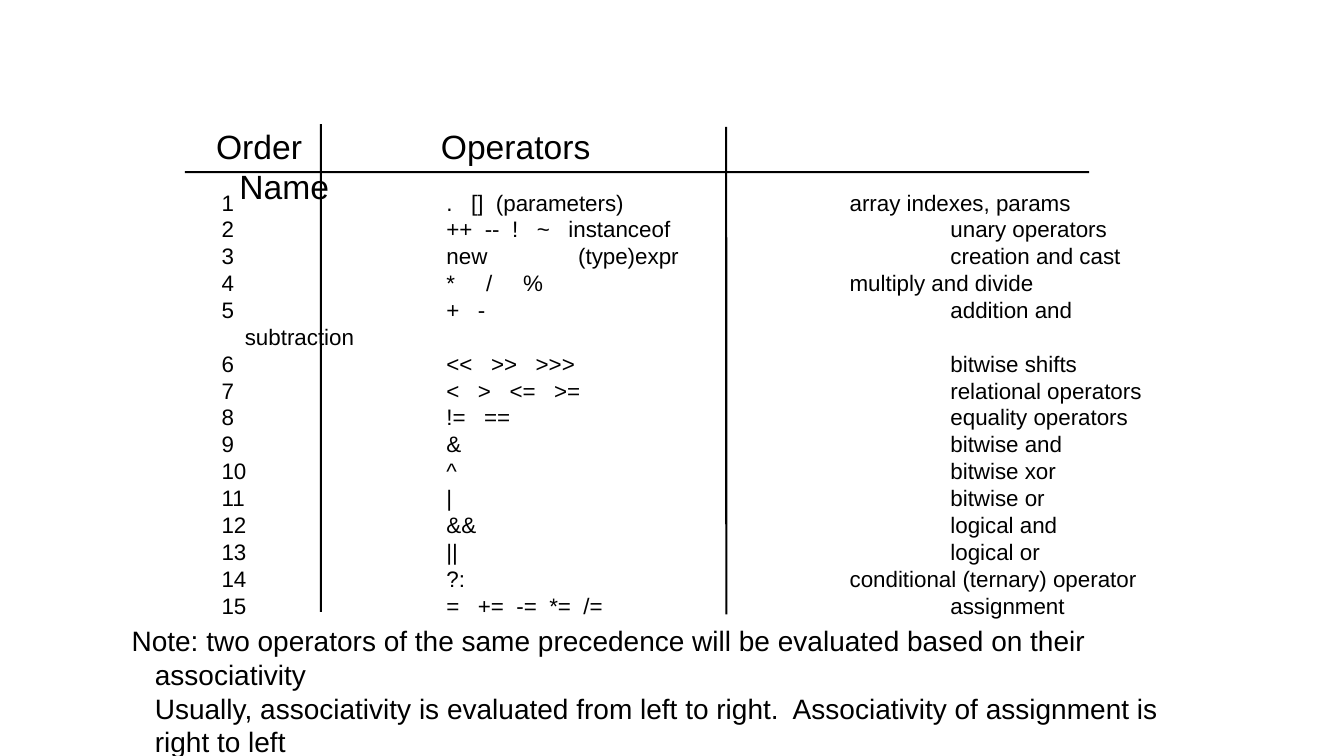
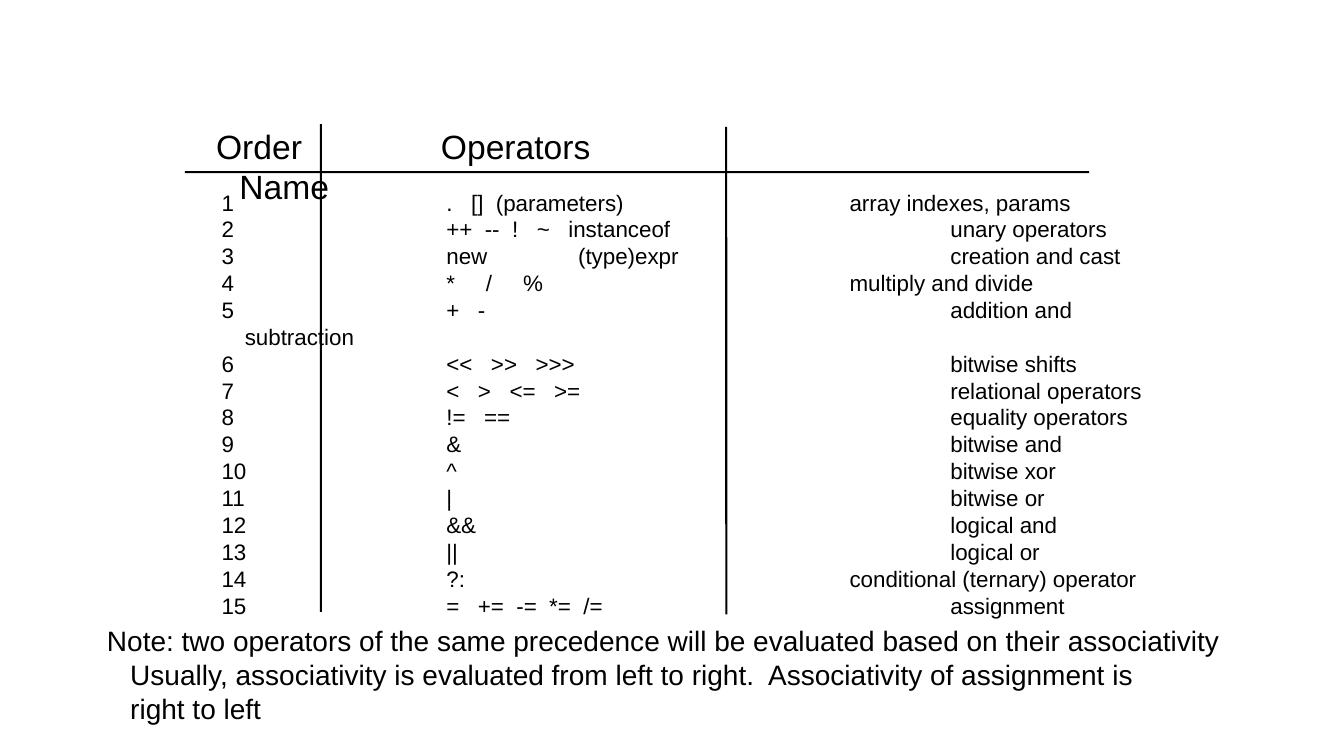
Before and after one commit to gmierzwinski/gmierzwinski.github.io, a slide deck: slide 18 of bishops/cs321/resources/CS321_Lecture_02.pptx. Drawn at 1344x756 pixels with LibreOffice and Linux fonts; fonts in the diff are those of the drawing; background and template pictures are left out. Boxes give left, top, right and bottom in pixels: in the first picture for what was removed or moved away, otherwise in the second. Text is boxed around its words. In the diff, an @@ line names an element or a change of style, - is before the commit and + after.

```diff
--- a/bishops/cs321/resources/CS321_Lecture_02.pptx
+++ b/bishops/cs321/resources/CS321_Lecture_02.pptx
@@ text "Note: two operators of the ..." rewrapped from [132,630,1157,756] to [107,630,1219,724] @@
```
Also in this commit, not shown: 23 other slides changed, 5 other files.
